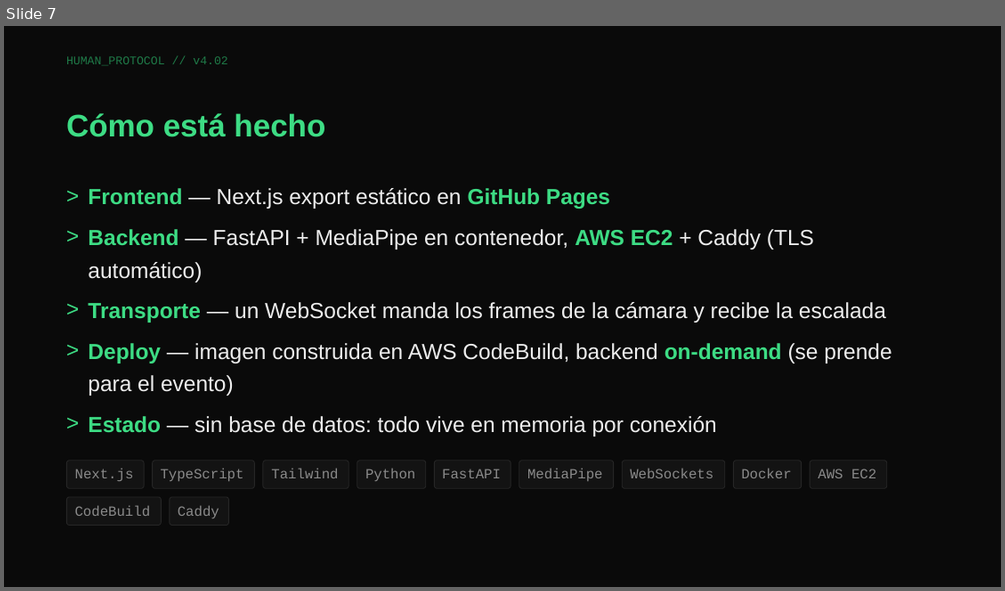
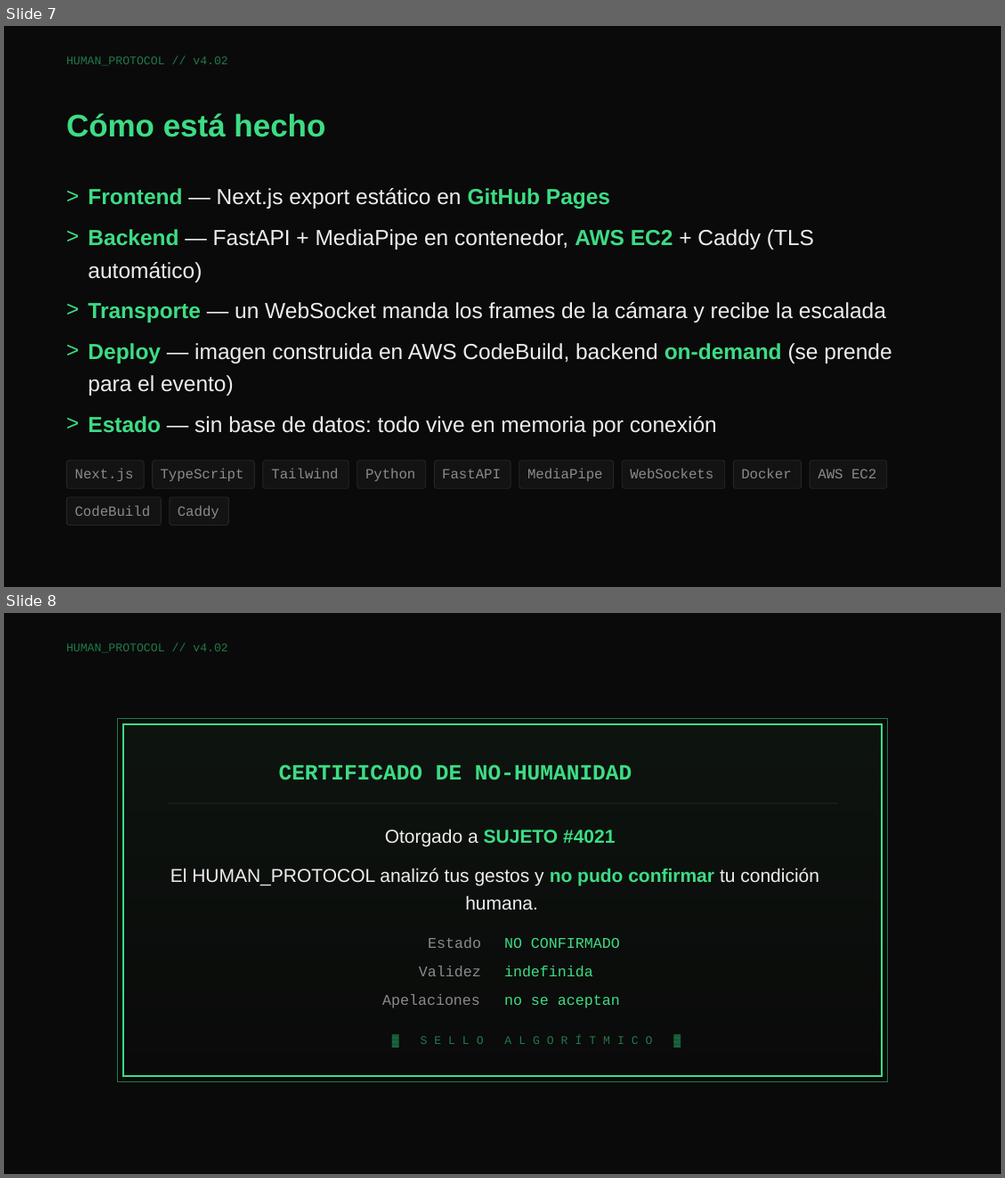
Before and after one commit to LorenGrz/HumanDetector, a slide deck: deck/dist/humandetector-editable.pptx. Shown one above the other, each under a label of ours: slide 7 before the commit, slides 7 and 8 after it. The pictures are 1005x591 and 1005x1178 pixels, drawn with LibreOffice and Linux fonts; fonts in the diff are those of the drawing. Boxes give left, top, right and bottom in pixels: in the first picture for what was removed or moved away, otherwise in the second. Text is boxed around its words. In the diff, an @@ line names an element or a change of style, - is before the commit and + after.

```diff
--- a/deck/dist/humandetector-editable.pptx
+++ b/deck/dist/humandetector-editable.pptx
@@ slide 8 added at box(4, 613, 1001, 1174), background #FFFFFF @@
@@ freeform shape added at box(4, 613, 1001, 1174), fill #FFFFFF @@
@@ freeform shape added at box(4, 613, 1001, 1174), fill #0A0A0A @@
@@ text added at box(66, 643, 228, 653), 11.3 pt, text #1F7A48 @@
+HUMAN_PROTOCOL // v4.02
@@ freeform shape added at box(118, 718, 888, 1081), outline #1F7A48 0.74 pt @@
@@ freeform shape added at box(123, 725, 882, 747), fill #0D140F @@
@@ freeform shape added at box(123, 724, 882, 1076), outline #3DDC84 1.47 pt @@
@@ freeform shape added at box(123, 747, 882, 769), fill #0D130F @@
@@ freeform shape added at box(123, 769, 882, 790), fill #0D120E @@
@@ text added at box(279, 764, 631, 780), 21 pt, text #3DDC84, bold @@
+CERTIFICADO DE NO-HUMANIDAD
@@ freeform shape added at box(123, 791, 882, 812), fill #0C120E @@
@@ freeform shape added at box(123, 812, 882, 835), fill #0C110E @@
@@ freeform shape added at box(168, 803, 838, 803), fill #262626 @@
@@ freeform shape added at box(123, 835, 882, 856), fill #0C110D @@
@@ text added at box(385, 828, 615, 846), 18 pt, text #3DDC84, bold @@
+Otorgado a SUJETO #4021
@@ freeform shape added at box(123, 856, 882, 877), fill #0C100D @@
@@ freeform shape added at box(123, 878, 882, 900), fill #0C0F0D @@
@@ text added at box(170, 868, 819, 885), 18 pt, text #EDEDED @@
+El HUMAN_PROTOCOL analizó tus gestos y no pudo confirmar tu condición
@@ freeform shape added at box(123, 900, 882, 922), fill #0B0F0C @@
@@ text added at box(465, 895, 538, 909), 18 pt, text #EDEDED @@
+humana.
@@ freeform shape added at box(123, 922, 882, 943), fill #0B0E0C @@
@@ freeform shape added at box(123, 943, 882, 965), fill #0B0D0C @@
@@ text added at box(428, 937, 481, 948), 14.3 pt, text #8A8A8A @@
+Estado
@@ text added at box(504, 938, 620, 948), 14.3 pt, text #3DDC84 @@
+NO CONFIRMADO
@@ freeform shape added at box(123, 966, 882, 988), fill #0B0D0B @@
@@ text added at box(419, 965, 481, 976), 14.3 pt, text #8A8A8A @@
+Validez
@@ text added at box(504, 965, 593, 976), 14.3 pt, text #3DDC84 @@
+indefinida
@@ freeform shape added at box(123, 988, 882, 1009), fill #0B0C0B @@
@@ freeform shape added at box(123, 1009, 882, 1031), fill #0A0C0B @@
@@ text added at box(382, 994, 480, 1008), 14.3 pt, text #8A8A8A @@
+Apelaciones
@@ text added at box(504, 995, 620, 1008), 14.3 pt, text #3DDC84 @@
+no se aceptan
@@ freeform shape added at box(123, 1031, 882, 1053), fill #0A0B0A @@
@@ text added at box(421, 1036, 653, 1044), 11.3 pt, text #1F7A48 @@
+▓ S E L L O A L G O R Í T M I C O ▓
@@ freeform shape added at box(123, 1053, 882, 1074), fill #0A0A0A @@
```
Also in this commit, not shown: 1 slide changed, 1 other slide added, 1 slide removed, 7 other files.
